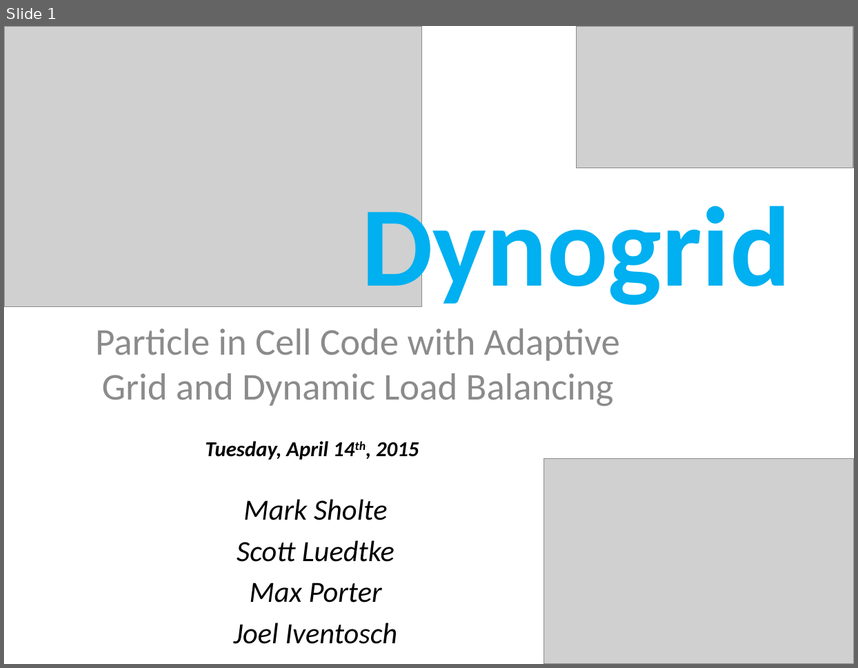
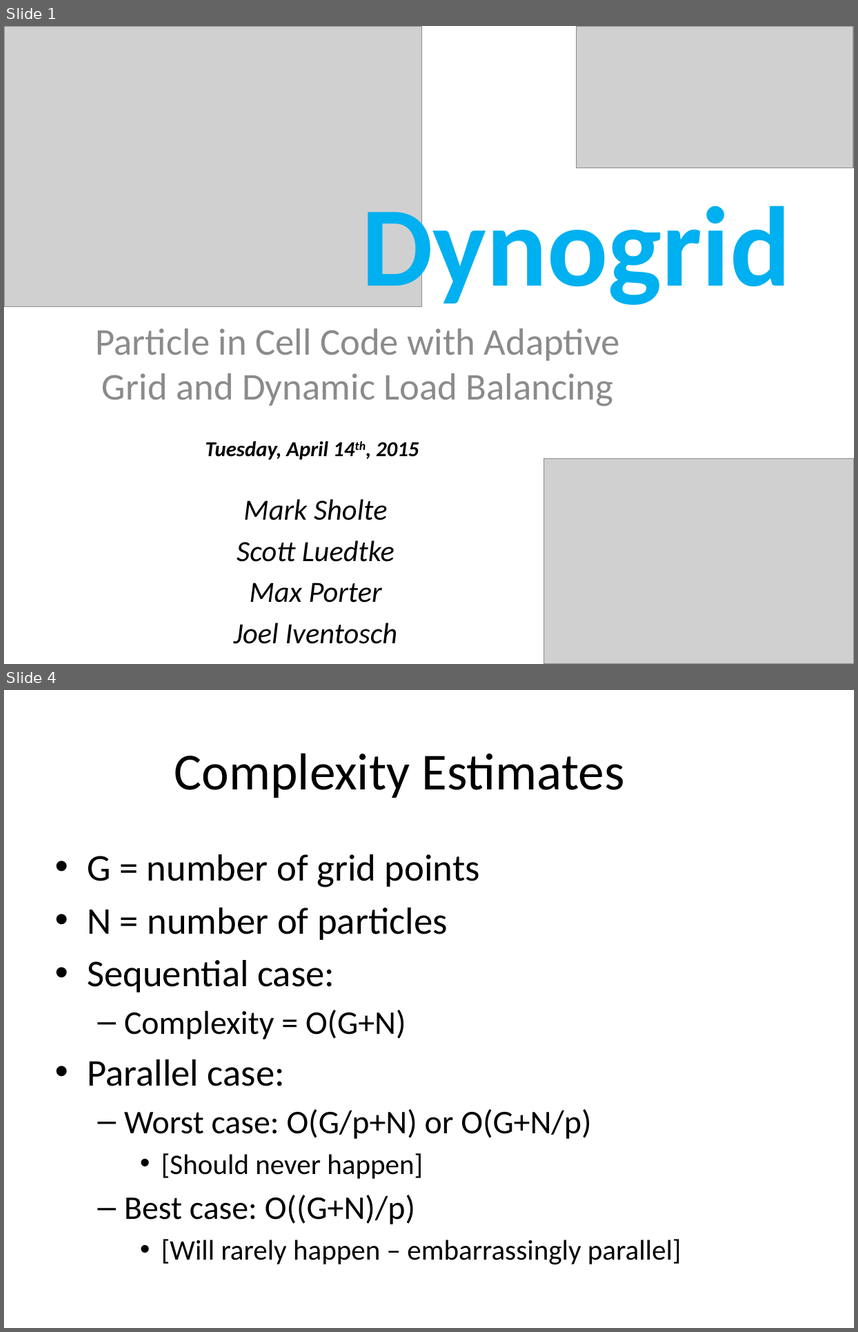
Before and after one commit to mgsholte/dynogrid, a slide deck: Dynogrid_ProgressReport_v1.pptx. Shown one above the other, each under a label of ours: slide 1 before the commit, slides 1 and 4 after it; the slides between them are not shown. The pictures are 858x668 and 858x1332 pixels, drawn with LibreOffice and Linux fonts; fonts in the diff are those of the drawing; grey boxes stand for pictures. Boxes give left, top, right and bottom in pixels: in the first picture for what was removed or moved away, otherwise in the second. Text is boxed around its words. In the diff, an @@ line names an element or a change of style, - is before the commit and + after.

```diff
--- a/Dynogrid_ProgressReport_v1.pptx
+++ b/Dynogrid_ProgressReport_v1.pptx
@@ slide 4 added at (4, 690, 854, 1328), background #FFFFFF @@
@@ title added at (174, 753, 624, 798), 44 pt, text #000000 @@
+Complexity Estimates
@@ text added at (87, 854, 682, 1264), 32 pt, text #000000 @@
+• G = number of grid points
+• N = number of particles
+• Sequential case:
+  – Complexity = O(G+N)
+• Parallel case:
+  – Worst case: O(G/p+N) or O(G+N/p)
+    • [Should never happen]
+  – Best case: O((G+N)/p)
+    • [Will rarely happen – embarrassingly parallel]
```
Also in this commit, not shown: 2 other slides added.
